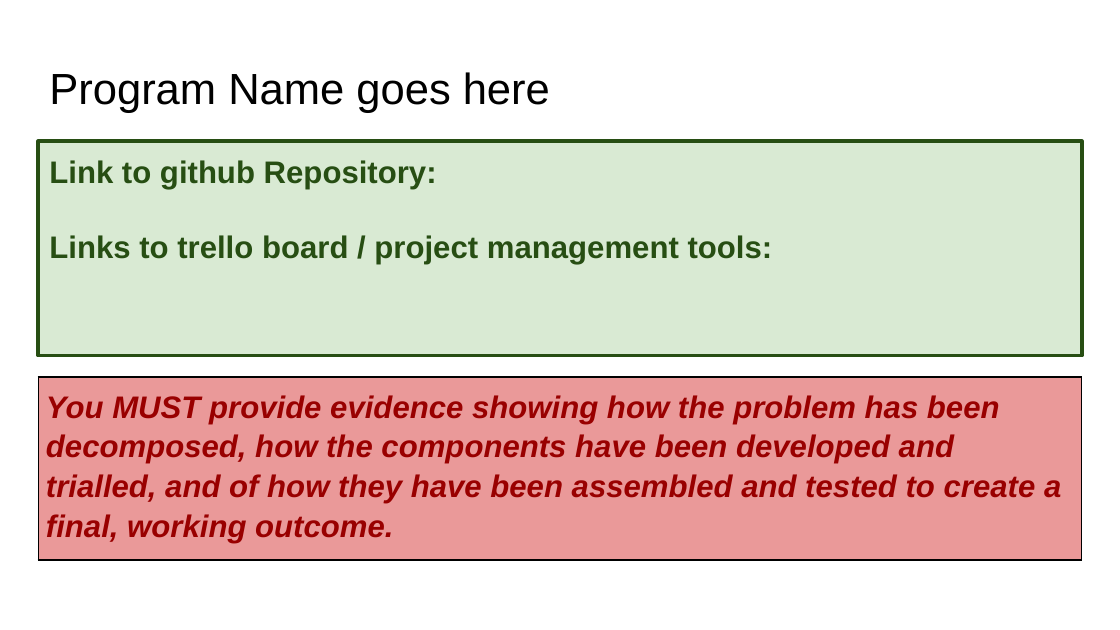
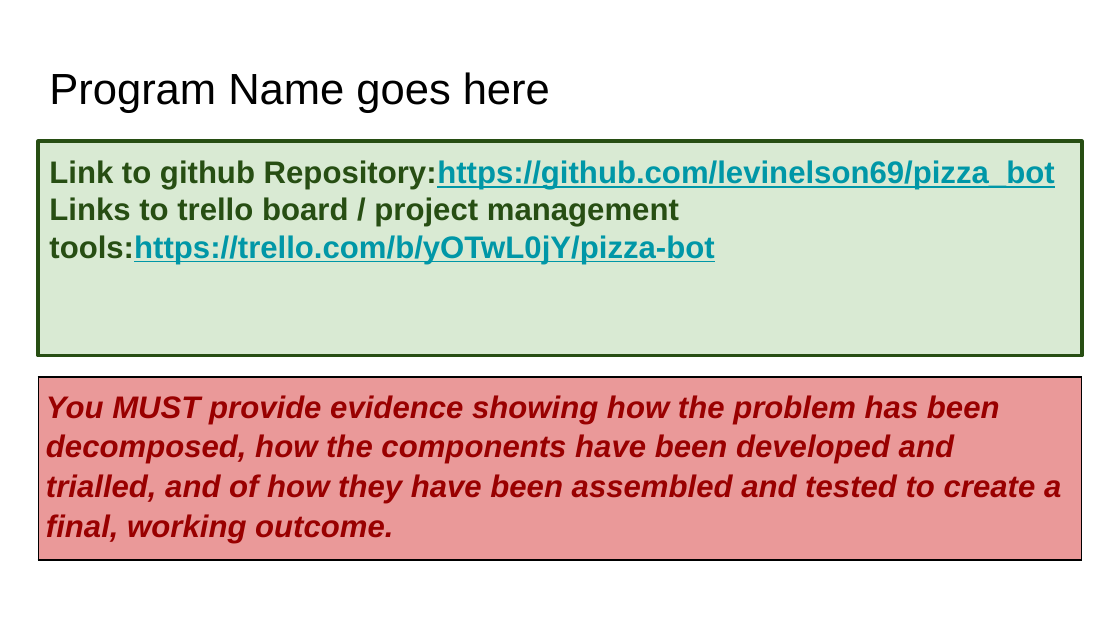
Before and after one commit to levinelson69/pizza_bot, a slide deck: slide 1 of 022_91893+_+91897+Documentation.pptx. Drawn at 1120x630 pixels with LibreOffice and Linux fonts; fonts in the diff are those of the drawing. Boxes give left, top, right and bottom in pixels: in the first picture for what was removed or moved away, otherwise in the second. Text is boxed around its words. In the diff, an @@ line names an element or a change of style, - is before the commit and + after.

```diff
--- a/022_91893+_+91897+Documentation.pptx
+++ b/022_91893+_+91897+Documentation.pptx
@@ text at [49, 160, 1055, 264]: text changed; text colour #274E13 to #0097A7 @@
-Link to github Repository:
-Links to trello board / project management tools:
+Link to github Repository:https://github.com/levinelson69/pizza_bot
+Links to trello board / project management tools:https://trello.com/b/yOTwL0jY/pizza-bot
```
Also in this commit, not shown: 1 other slide changed, 3 slides added, 1 slide removed.
